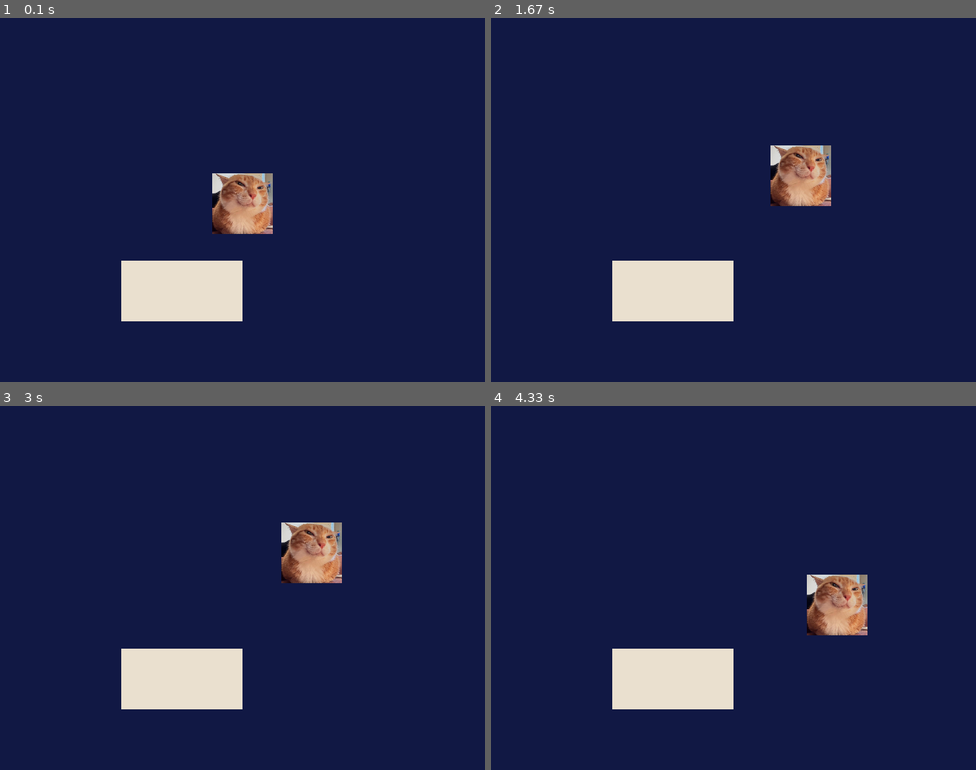
Above: before the commit, frames 1-4 (two rows, left to right).
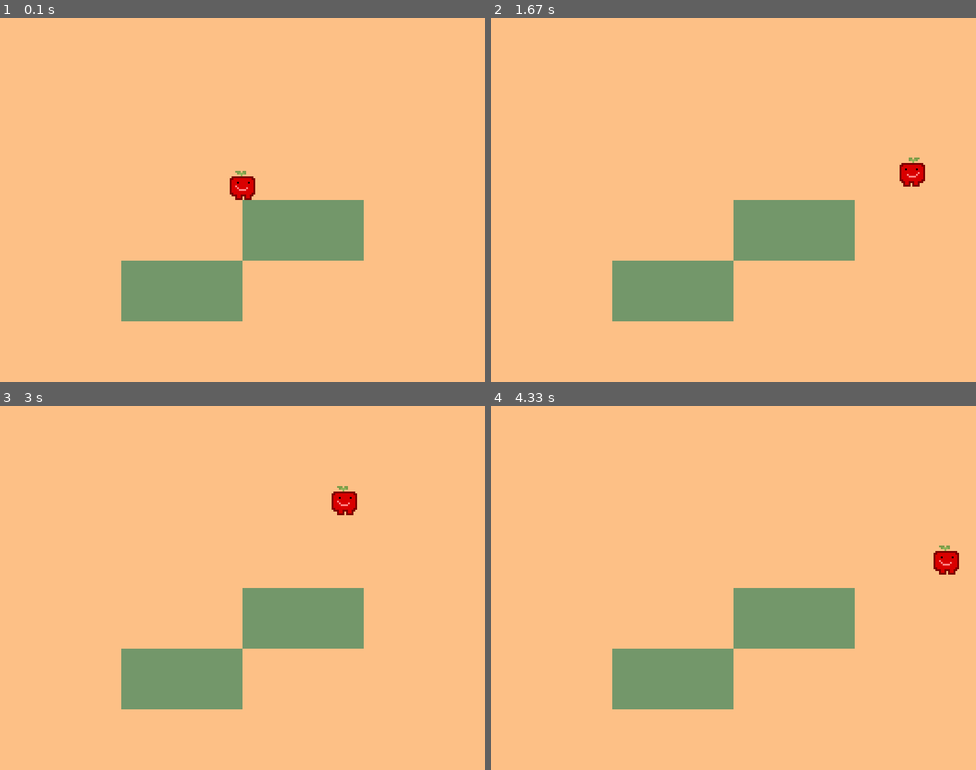
Above: after the commit, the same moments.

Repository: LKllora/pygame-platformer
Game: pygame game, started from Main.py
Two runs of this game, one before a commit and one after it. Both use one fixed random seed, a clock stepped at 60 frames per second and the inputs below.
Inputs:
- Up to frame 1 (0.1 s): no input
- Up to frame 2 (1.67 s): hold D 0.33-0.8 s; hold D 0.83-1.3 s; tap Space at 0.9, 1.2, 1.4 s; hold A from 1.33 s (still down)
- Up to frame 3 (3 s): tap Space at 1.7, 1.97, 2.27, 2.4, 2.7 s; release A at 1.87 s; hold A 1.9-2.3 s; hold D 2.33-2.97 s
- Up to frame 4 (4.33 s): hold A 3-3.47 s; tap Space at 3.07, 3.37, 3.57, 3.87, 4.07 s; hold D 3.5-3.97 s; hold D from 4 s (still down)

The runs differ from the first frame. In frame 1, 100% of the frame differs, in the area x 0-100%, y 0-100%; in frame 2, 100%; in frame 3, 100%; in frame 4, 100%.

Commit message:
Tried different characters and decided on an apple, there is a bug with movement and collisions that will be fixed next commit, added acceleration/friction/whatever you wanna call it

Diff:
--- a/Main.py
+++ b/Main.py
@@ -1,34 +1,39 @@
-#color pallete
-
-#111844   --darkest blue
-#4B5694   --blue
-#7288AE   --light blue
-#EAE0CF   --sandy
 
 import pygame
 
 pygame.init()
 
+pygame.display.set_icon(pygame.image.load('images/gameicon.png'))
 screen = pygame.display.set_mode((800, 600))
 pygame.display.set_caption("uhm")
 clock = pygame.time.Clock()
 
-playerspeed = 3
+maxspeed = 5
 player_y_velocity = 0
+player_x_velocity = 0
+acceleration = 0.25
 gravity = 0.5
 on_ground = False
-coyote_time = 0.15
+coyote_time = 0.1
 coyote_timer = 0.1
 
 
-playerimg = pygame.image.load("images/player.png")
+playerleft = pygame.transform.scale(pygame.image.load("images/aple_left.png"), (48, 48))
+playerright = pygame.transform.scale(pygame.image.load("images/aple_right.png"), (48, 48))
 
-player = pygame.transform.scale(playerimg, (100, 100))
+player = playerright
 
 player_rect = player.get_rect()
 player_rect.center = 400, 300
 
-platform_one = pygame.Rect(200, 400, 200, 100)
+platforms = [
+    pygame.Rect(200, 400, 200, 100),
+    pygame.Rect(400, 300, 200, 100)
+]
+
+
+
+
 
 
 running = True
@@ -47,55 +52,72 @@
 
 
     if keys[pygame.K_a]:
-        player_rect.x -= playerspeed
 
-        if player_rect.colliderect(platform_one):
-            player_rect.left = platform_one.right
+        player = playerleft
+
+        player_x_velocity -= acceleration
+
+        for platform in platforms:
+            if player_rect.colliderect(platform):
+                player_rect.left = platform.right
+
 
     if keys[pygame.K_d]:
-        player_rect.x += playerspeed
 
-        if player_rect.colliderect(platform_one):
-            player_rect.right = platform_one.left
+        player = playerright
+
+        player_x_velocity += acceleration
+
+        for platform in platforms:
+            if player_rect.colliderect(platform):
+                player_rect.right = platform.left
+
+    if not keys[pygame.K_d] and not keys[pygame.K_a]:
+        if player_x_velocity > 0:
+            player_x_velocity -= acceleration
+
+        elif player_x_velocity < 0:
+            player_x_velocity += acceleration
 
 
-    if keys[pygame.K_LSHIFT]:
-        playerspeed = 6
+    player_x_velocity = max(-maxspeed, min(maxspeed, player_x_velocity))
 
+    player_rect.x += player_x_velocity
 
-
-    screen.fill("#111844")
+    screen.fill("#FDC086")
 
     screen.blit(player, player_rect)
    #print("Player pos:", playerx, playery)
 
-    pygame.draw.rect(screen, ("#EAE0CF"), platform_one)
+
+    for platform in platforms:
+        pygame.draw.rect(screen, ("#73976A"), platform)
 
     player_y_velocity += gravity
 
     player_rect.y += player_y_velocity
 
+    for platform in platforms:
+        if player_rect.colliderect(platform):
+            if player_y_velocity > 0:
 
-    if player_rect.colliderect(platform_one):
-        if player_y_velocity > 0:
+                player_rect.bottom = platform.top
 
-            player_rect.bottom = platform_one.top
+                player_y_velocity = 0
 
-            player_y_velocity = 0
+                on_ground = True
+                coyote_timer = coyote_time
 
-            on_ground = True
-            coyote_timer = coyote_time
-
-    else:
-        on_ground = False
-        coyote_timer = max(0, coyote_timer - dt)
+        else:
+            on_ground = False
+            coyote_timer = max(0, coyote_timer - dt)
 
 
     if player_rect.y > 600:
         player_rect.y = 0
         player_y_velocity = 0
 
-    print(coyote_timer)
+    print(player_x_velocity)
     pygame.display.flip()
 
 pygame.quit()
Binary file added: Images/aple_left.png
Binary file added: Images/aple_right.png
Binary file added: Images/gameicon.png
Binary file added: Images/mio_front.png
Binary file removed: Images/player.png
